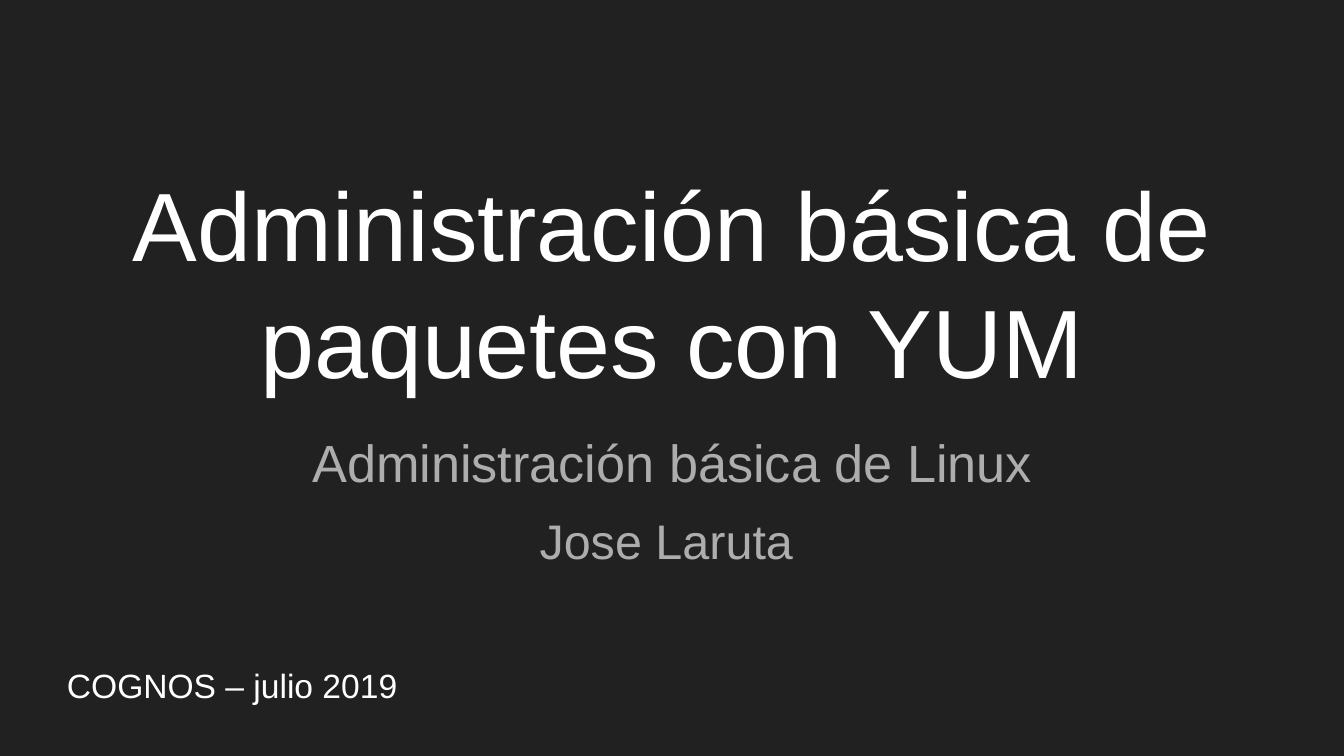
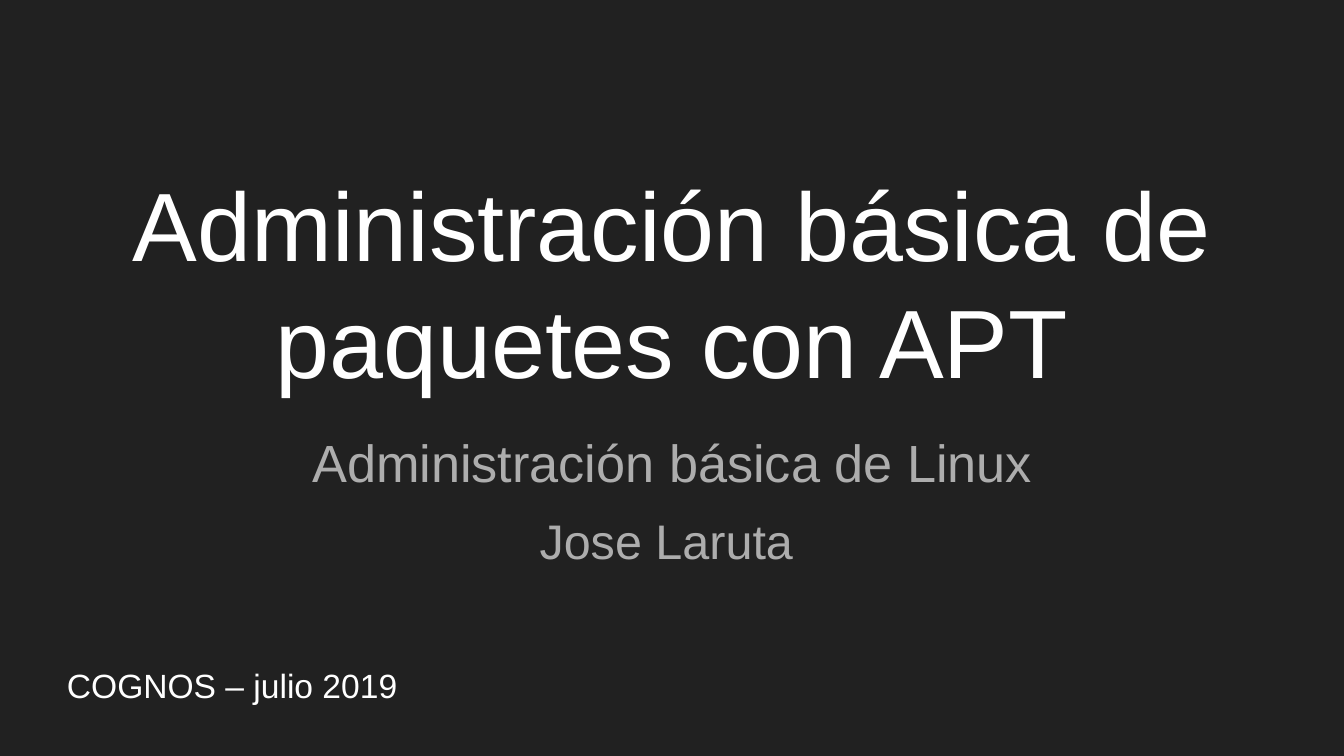
Before and after one commit to tabris2015/LNX101_102, a slide deck: slide 18 of slides/Sesion6.odp (slide 25 before the commit). Drawn at 1344x756 pixels with LibreOffice and Linux fonts; fonts in the diff are those of the drawing. Boxes give left, top, right and bottom in pixels: in the first picture for what was removed or moved away, otherwise in the second. Text is boxed around its words. In the diff, an @@ line names an element or a change of style, - is before the commit and + after.

```diff
--- a/slides/Sesion6.odp
+++ b/slides/Sesion6.odp
@@ title at <box>133,189,1211,395</box>: text changed @@
-Administración básica de paquetes con YUM
+Administración básica de paquetes con APT
```
Also in this commit, not shown: 1 other slide changed, 7 slides removed, 1 other file.
